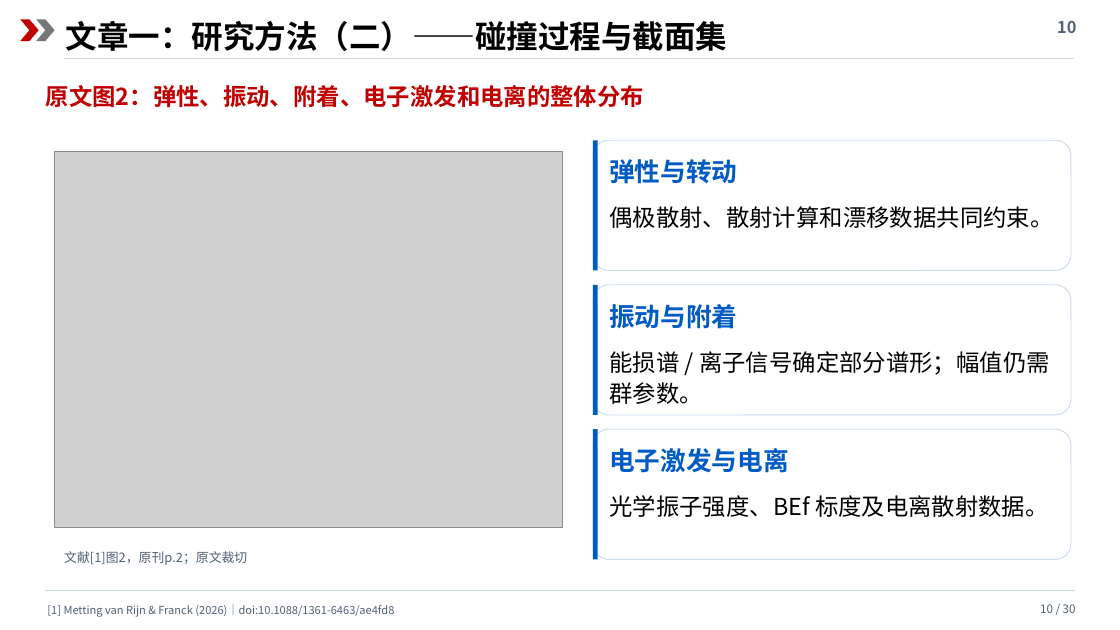
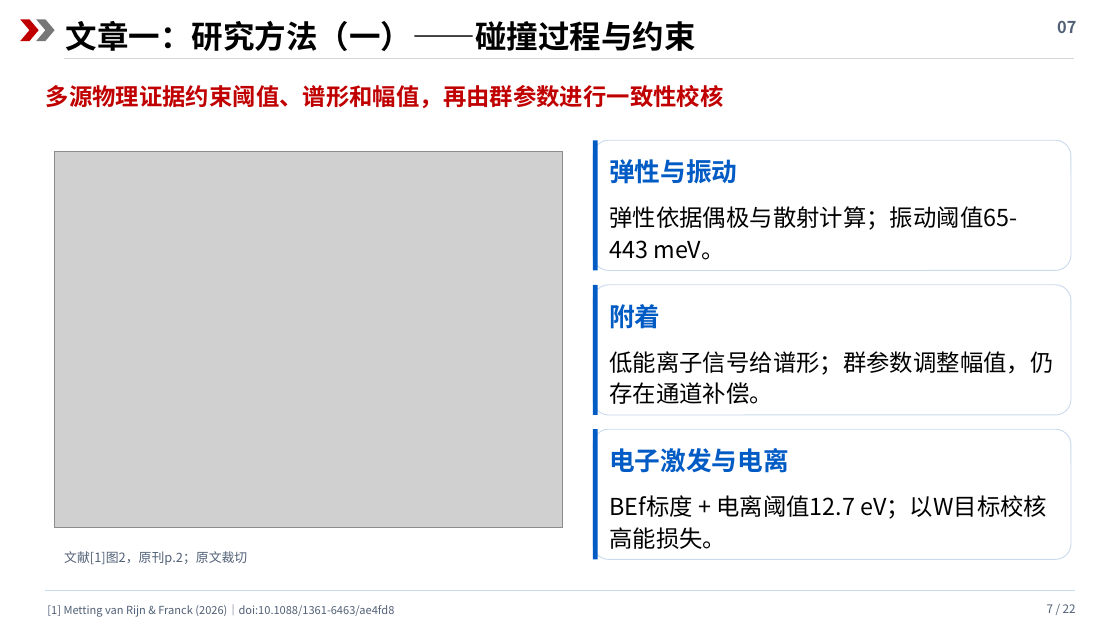
Before and after one commit to cass1223/cassbook, a slide deck: slide 7 of presentations/c4f7n/c4f7n_review.pptx (slide 10 before the commit). Drawn at 1120x630 pixels with LibreOffice and Linux fonts; fonts in the diff are those of the drawing; grey boxes stand for pictures. Boxes give left, top, right and bottom in pixels: in the first picture for what was removed or moved away, otherwise in the second. Text is boxed around its words. In the diff, an @@ line names an element or a change of style, - is before the commit and + after.

```diff
--- a/presentations/c4f7n/c4f7n_review.pptx
+++ b/presentations/c4f7n/c4f7n_review.pptx
@@ text at (x1=66, y1=21, x2=696, y2=51): text changed @@
-文章一：研究方法（二）——碰撞过程与截面集
+文章一：研究方法（一）——碰撞过程与约束
@@ text at (x1=1057, y1=20, x2=1076, y2=33): text changed @@
-10
+07
@@ text at (x1=46, y1=85, x2=724, y2=108): text changed @@
-原文图2：弹性、振动、附着、电子激发和电离的整体分布
+多源物理证据约束阈值、谱形和幅值，再由群参数进行一致性校核
@@ text at (x1=609, y1=159, x2=737, y2=184): text changed @@
-弹性与转动
+弹性与振动
@@ text at (x1=609, y1=206, x2=1017, y2=260): text changed @@
-偶极散射、散射计算和漂移数据共同约束。
+弹性依据偶极与散射计算；振动阈值65-443 meV。
@@ text at (x1=609, y1=304, x2=660, y2=329): text changed @@
-振动与附着
+附着
@@ text at (x1=609, y1=351, x2=1053, y2=404): text changed @@
-能损谱 / 离子信号确定部分谱形；幅值仍需群参数。
+低能离子信号给谱形；群参数调整幅值，仍存在通道补偿。
@@ text at (x1=609, y1=495, x2=1048, y2=549): text changed @@
-光学振子强度、BEf 标度及电离散射数据。
+BEf标度 + 电离阈值12.7 eV；以W目标校核高能损失。
@@ text at (x1=1047, y1=604, x2=1076, y2=613): text changed @@
-10 / 30
+7 / 22
```
Also in this commit, not shown: 20 other slides changed, 1 slide added, 9 slides removed, 4 other files.
